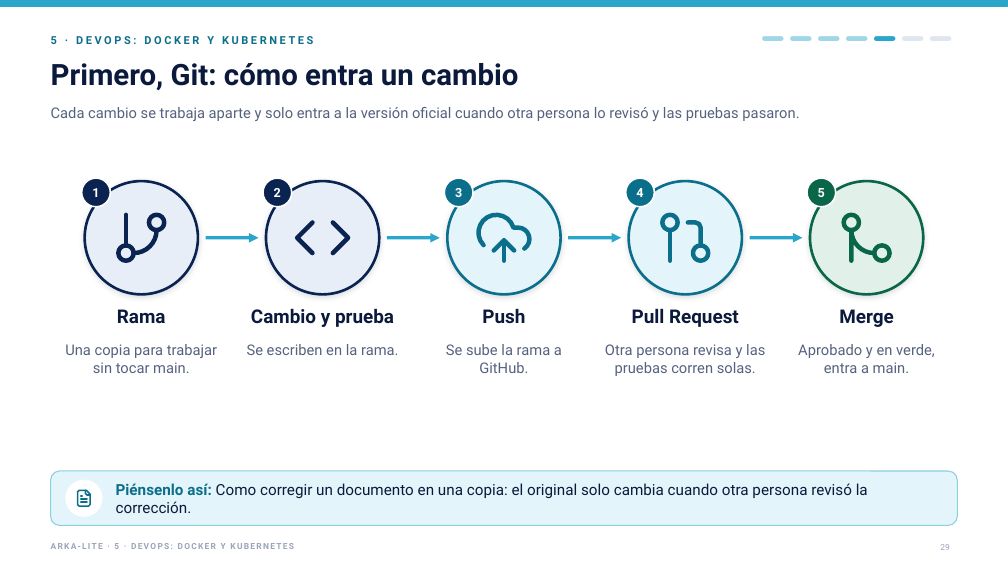
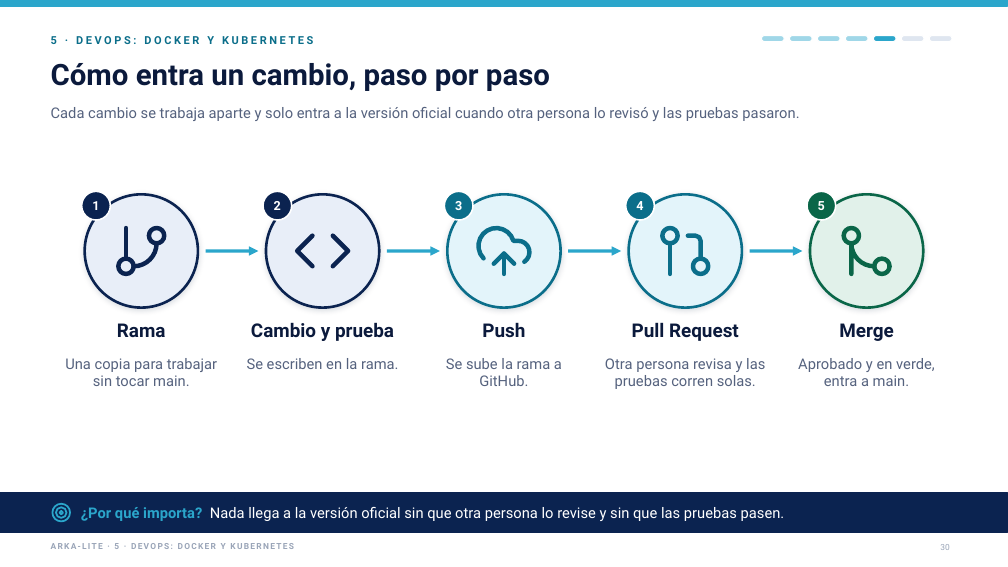
Before and after one commit to jfranceschi-dev/arka-lite, a slide deck: slide 30 of docs/presentation-data/pptx/ARKA-Lite-ejecutivo-con-videos.pptx (slide 29 before the commit). Drawn at 1008x567 pixels with LibreOffice and Linux fonts; fonts in the diff are those of the drawing. Boxes give left, top, right and bottom in pixels: in the first picture for what was removed or moved away, otherwise in the second. Text is boxed around its words. In the diff, an @@ line names an element or a change of style, - is before the commit and + after.

```diff
--- a/docs/presentation-data/pptx/ARKA-Lite-ejecutivo-con-videos.pptx
+++ b/docs/presentation-data/pptx/ARKA-Lite-ejecutivo-con-videos.pptx
@@ text at (51, 63, 550, 91): text changed @@
-Primero, Git: cómo entra un cambio
+Cómo entra un cambio, paso por paso
@@ 10 ellipses, 10 texts, 5 freeform shapes, 4 arrows: place and size @@
-10 ellipses, 10 texts, 5 freeform shapes, 4 arrows at (65, 178, 935, 376)
+10 ellipses, 10 texts, 5 freeform shapes, 4 arrows at (65, 191, 935, 389)
@@ rounded rectangle removed at (51, 471, 957, 526) @@
@@ rectangle added at (0, 493, 1008, 532), fill #0B2350, outline #0B2350 1 pt @@
@@ freeform shape: place and size @@
-freeform shape at (75, 489, 94, 508)
+freeform shape at (51, 502, 72, 523)
@@ freeform shape at (51, 502, 72, 523): outline #0B6E8A 1.5 pt to #2BA6CB 1.68 pt @@
@@ ellipse removed at (66, 480, 102, 516) @@
@@ text added at (81, 507, 785, 521), 14 pt, text #FFFFFF @@
+¿Por qué importa? Nada llega a la versión oficial sin que otra persona lo revise y sin que las pruebas pasen.
@@ text removed at (116, 483, 868, 513) @@
-Piénsenlo así: Como corregir un documento en una copia: el original solo cambia cuando otra persona revisó la corrección.
```
Also in this commit, not shown: 2 other slides changed, 2 slides added, 16 other files.
